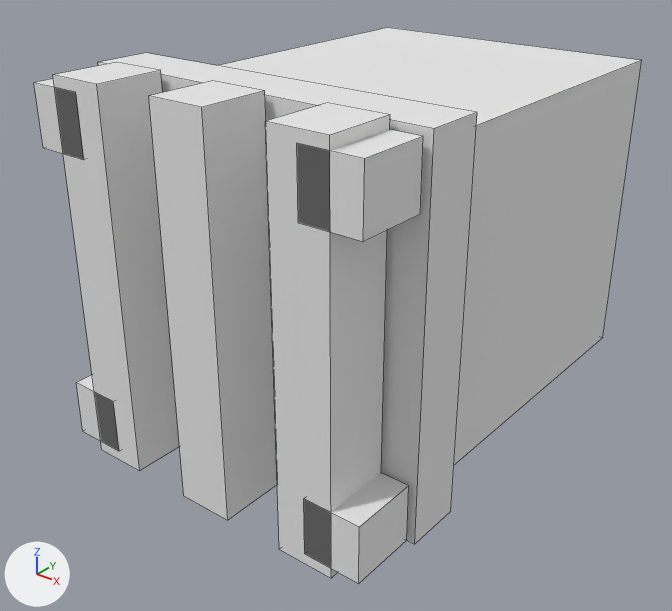
The OBJ model Content/SourceMeshes/Northern_Watchtower.obj as it was, and as the next commit left it.
The view is the same before and after, from a 50 mm camera at (1008.0, -1842.0, 678.0) aimed at (-12.0, -567.0, -112.0). Every picture has the same lights, and +X, +Y and +Z are marked at lower left. The picture after the commit comes second. Mesh edges are drawn as thin lines. Where no turn or scale is listed for an object, it has been applied to the vertices.

Before the edit, the objects in view are built like this:
```python
mat_stone = principled_material('stone')
mat_stone.base_color = (0.8, 0.8, 0.8)  # white #e7e7e7
mat_stone.roughness = 1.0
me_northern_watchtower = bpy.data.meshes.new('Northern_Watchtower')
me_northern_watchtower.from_pydata(...)  # 72 vertices, 54 faces; spans x -350.0..350.0, y -950.0..0.0, z -360.0..360.0
me_northern_watchtower.materials.append(mat_stone)  # white #e7e7e7
ob_northern_watchtower = bpy.data.objects.new('Northern_Watchtower', me_northern_watchtower)
ob_northern_watchtower.location = (0.0, 0.0, 0.0)
```
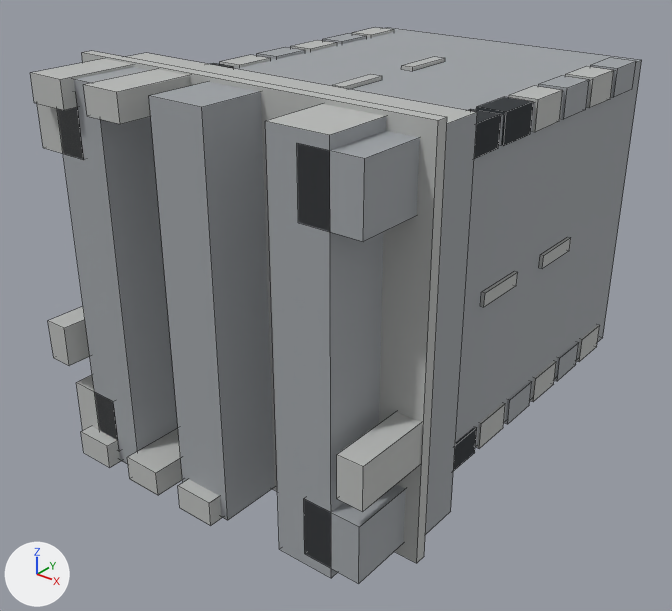
Where the change shows, as pixel boxes [x1, y1, x2, y2] in the pictures (672 x 611 px):
'Northern_Watchtower', recoloured, reshaped (white to grey): before [34, 28, 642, 584]; after [30, 27, 642, 584]
part 1 of me_northern_watchtower, added: after [352, 27, 394, 37]
part 2 of me_northern_watchtower, added: after [576, 325, 600, 362]
part 3 of me_northern_watchtower, added: after [590, 58, 636, 97]
part 4 of me_northern_watchtower, added: after [323, 34, 367, 44]
part 5 of me_northern_watchtower, added: after [554, 342, 579, 381]
part 6 of me_northern_watchtower, added: after [566, 66, 614, 108]
part 7 of me_northern_watchtower, added: after [291, 40, 337, 51]
part 8 of me_northern_watchtower, added: after [530, 361, 556, 402]
part 9 of me_northern_watchtower, added: after [539, 76, 589, 119]
part 10 of me_northern_watchtower, added: after [257, 47, 305, 59]
part 11 of me_northern_watchtower, added: after [504, 381, 532, 424]
part 12 of me_northern_watchtower, added: after [509, 86, 563, 132]
part 13 of me_northern_watchtower, added: after [220, 55, 271, 68]
part 14 of me_northern_watchtower, added: after [476, 403, 505, 449]
part 15 of me_northern_watchtower, added: after [476, 97, 533, 146]
part 16 of me_northern_watchtower, added (mostly hidden): after [211, 63, 234, 68]
part 17 of me_northern_watchtower, added: after [453, 427, 477, 471]
part 18 of me_northern_watchtower, added: after [467, 109, 501, 159]
part 19 of me_northern_watchtower, added: after [30, 51, 571, 563]
part 20 of me_northern_watchtower, recoloured: before [34, 53, 477, 544]; after [37, 53, 477, 440]

Diff of the bpy script that builds the scene:
```diff
--- a/Content/SourceMeshes/Northern_Watchtower.obj.py
+++ b/Content/SourceMeshes/Northern_Watchtower.obj.py
@@ mat_stone @@
 mat_stone = principled_material('stone')
-mat_stone.base_color = (0.8, 0.8, 0.8)  # white #e7e7e7
+mat_stone.base_color = (0.34, 0.36, 0.38)  # grey #9ea2a6
 mat_stone.roughness = 1.0
@@ mat_stone_light @@
+mat_stone_light = principled_material('stone_light')
+mat_stone_light.base_color = (0.48, 0.49, 0.48)  # grey #b8bab8
+mat_stone_light.roughness = 0.852
@@ me_northern_watchtower @@
-me_northern_watchtower.from_pydata(...)  # 72 vertices, 54 faces; spans x -350.0..350.0, y -950.0..0.0, z -360.0..360.0
+me_northern_watchtower.from_pydata(...)  # 424 vertices, 318 faces; spans x -368.0..368.0, y -975.0..0.0, z -367.0..368.0
+# me_northern_watchtower part 1: a new loose piece, a box spanning x -315.0..-261.0, y -129.0..-41.0, z 261.0..315.0, in mat_stone_light (grey #b8bab8)
+# me_northern_watchtower part 2: a new loose piece, a box spanning x 261.0..315.0, y -129.0..-41.0, z -315.0..-261.0, in mat_stone_light (grey #b8bab8)
+# me_northern_watchtower part 3: a new loose piece, a box spanning x 261.0..315.0, y -129.0..-41.0, z 261.0..315.0, in mat_stone (grey #9ea2a6)
+# me_northern_watchtower part 4: a new loose piece, a box spanning x -315.0..-261.0, y -234.0..-146.0, z 261.0..315.0, in mat_stone (grey #9ea2a6)
+# me_northern_watchtower part 5: a new loose piece, a box spanning x 261.0..315.0, y -234.0..-146.0, z -315.0..-261.0, in mat_stone (grey #9ea2a6)
+# me_northern_watchtower part 6: a new loose piece, a box spanning x 261.0..315.0, y -234.0..-146.0, z 261.0..315.0, in mat_stone_light (grey #b8bab8)
+# me_northern_watchtower part 7: a new loose piece, a box spanning x -315.0..-261.0, y -339.0..-251.0, z 261.0..315.0, in mat_stone_light (grey #b8bab8)
+# me_northern_watchtower part 8: a new loose piece, a box spanning x 261.0..315.0, y -339.0..-251.0, z -315.0..-261.0, in mat_stone_light (grey #b8bab8)
+# me_northern_watchtower part 9: a new loose piece, a box spanning x 261.0..315.0, y -339.0..-251.0, z 261.0..315.0, in mat_stone (grey #9ea2a6)
+# me_northern_watchtower part 10: a new loose piece, a box spanning x -315.0..-261.0, y -444.0..-356.0, z 261.0..315.0, in mat_stone (grey #9ea2a6)
+# me_northern_watchtower part 11: a new loose piece, a box spanning x 261.0..315.0, y -444.0..-356.0, z -315.0..-261.0, in mat_stone (grey #9ea2a6)
+# me_northern_watchtower part 12: a new loose piece, a box spanning x 261.0..315.0, y -444.0..-356.0, z 261.0..315.0, in mat_stone_light (grey #b8bab8)
+# me_northern_watchtower part 13: a new loose piece, a box spanning x -315.0..-261.0, y -549.0..-461.0, z 261.0..315.0, in mat_stone_light (grey #b8bab8)
+# me_northern_watchtower part 14: a new loose piece, a box spanning x 261.0..315.0, y -549.0..-461.0, z -315.0..-261.0, in mat_stone_light (grey #b8bab8)
+# me_northern_watchtower part 15: a new loose piece, a box spanning x 261.0..315.0, y -549.0..-461.0, z 261.0..315.0, in mat_shadow (dark grey #2c3035)
+# me_northern_watchtower part 16: a new loose piece, a box spanning x -315.0..-261.0, y -654.0..-566.0, z 261.0..315.0, in mat_shadow (dark grey #2c3035)
+# me_northern_watchtower part 17: a new loose piece, a box spanning x 261.0..315.0, y -654.0..-566.0, z -315.0..-261.0, in mat_shadow (dark grey #2c3035)
+# me_northern_watchtower part 18: a new loose piece, a box spanning x 261.0..315.0, y -654.0..-566.0, z 261.0..315.0, in mat_shadow (dark grey #2c3035)
+# me_northern_watchtower part 19: 112 vertices added at x -368.0..368.0, y -975.0..-254.0, z -367.0..368.0
+# me_northern_watchtower part 20: 13 faces spanning x -350.0..350.0, y -950.0..-700.0, z -350.0..360.0 switch from mat_stone (white #e7e7e7) to mat_stone_light (grey #b8bab8)
+# other edits to the shape of me_northern_watchtower do not show in these pictures
+me_northern_watchtower.materials.append(mat_shadow)  # dark grey #2c3035
+me_northern_watchtower.materials.append(mat_snow)  # white #e5eaf1
```
